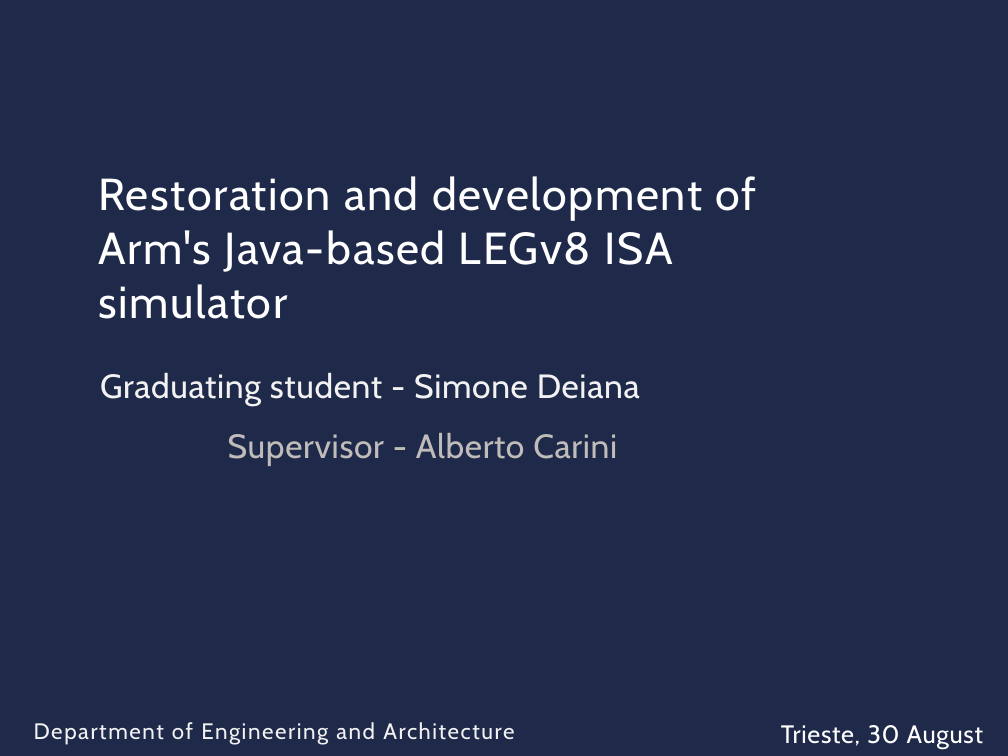
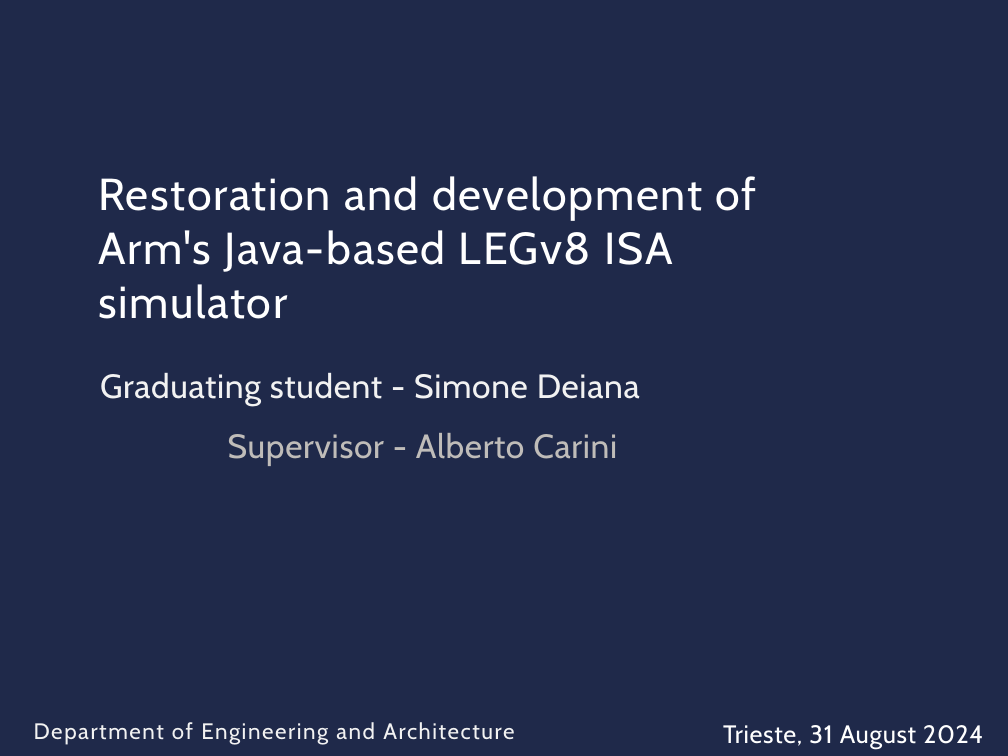
Before and after one commit to simdeistud/bachelors-thesis, a slide deck: slide 1 of SlidesDeiana4_3 -ABRIDGED.pptx. Drawn at 1008x756 pixels with LibreOffice and Linux fonts; fonts in the diff are those of the drawing; background and template pictures are left out. Boxes give left, top, right and bottom in pixels: in the first picture for what was removed or moved away, otherwise in the second. Text is boxed around its words. In the diff, an @@ line names an element or a change of style, - is before the commit and + after.

```diff
--- a/SlidesDeiana4_3 -ABRIDGED.pptx
+++ b/SlidesDeiana4_3 -ABRIDGED.pptx
@@ text at [723,725,983,749]: text changed @@
-Trieste, 30 August 2024
+Trieste, 31 August 2024
```
Also in this commit, not shown: 16 other slides changed, 4 slides added, 4 slides removed, 1 other file.
